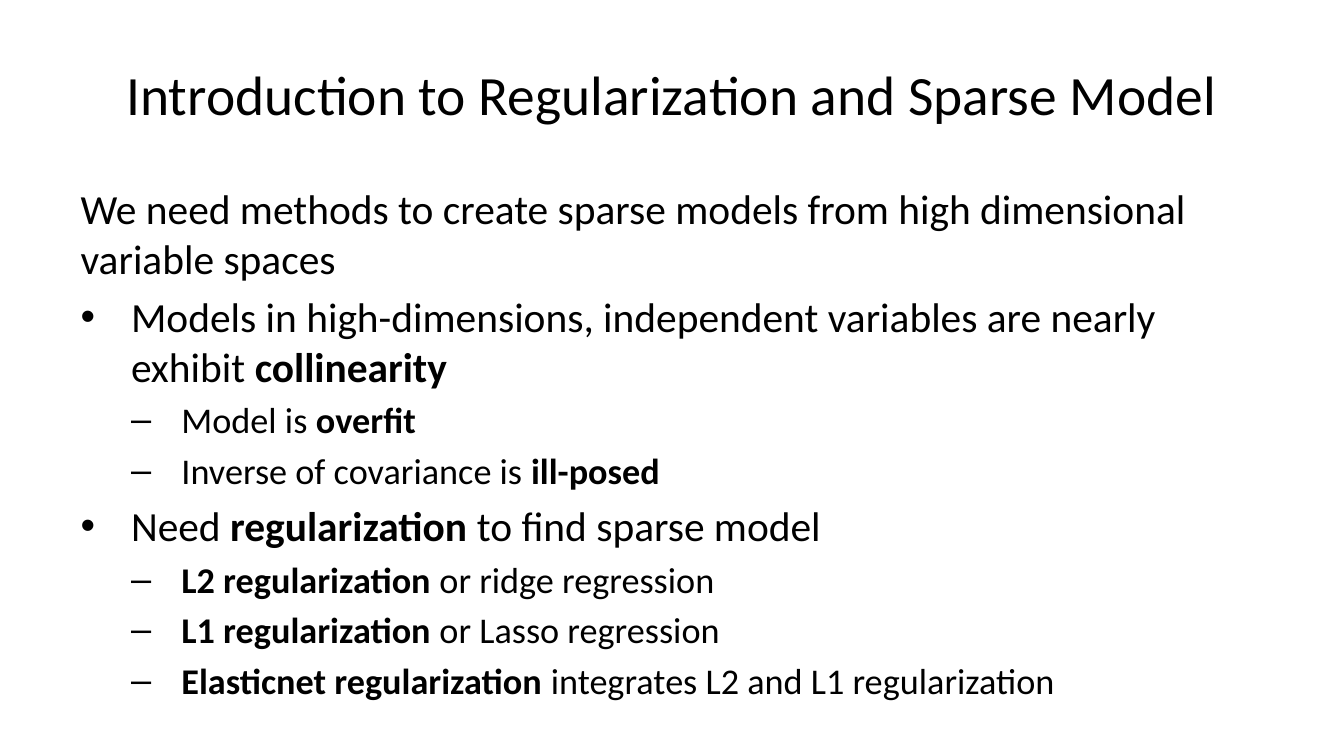
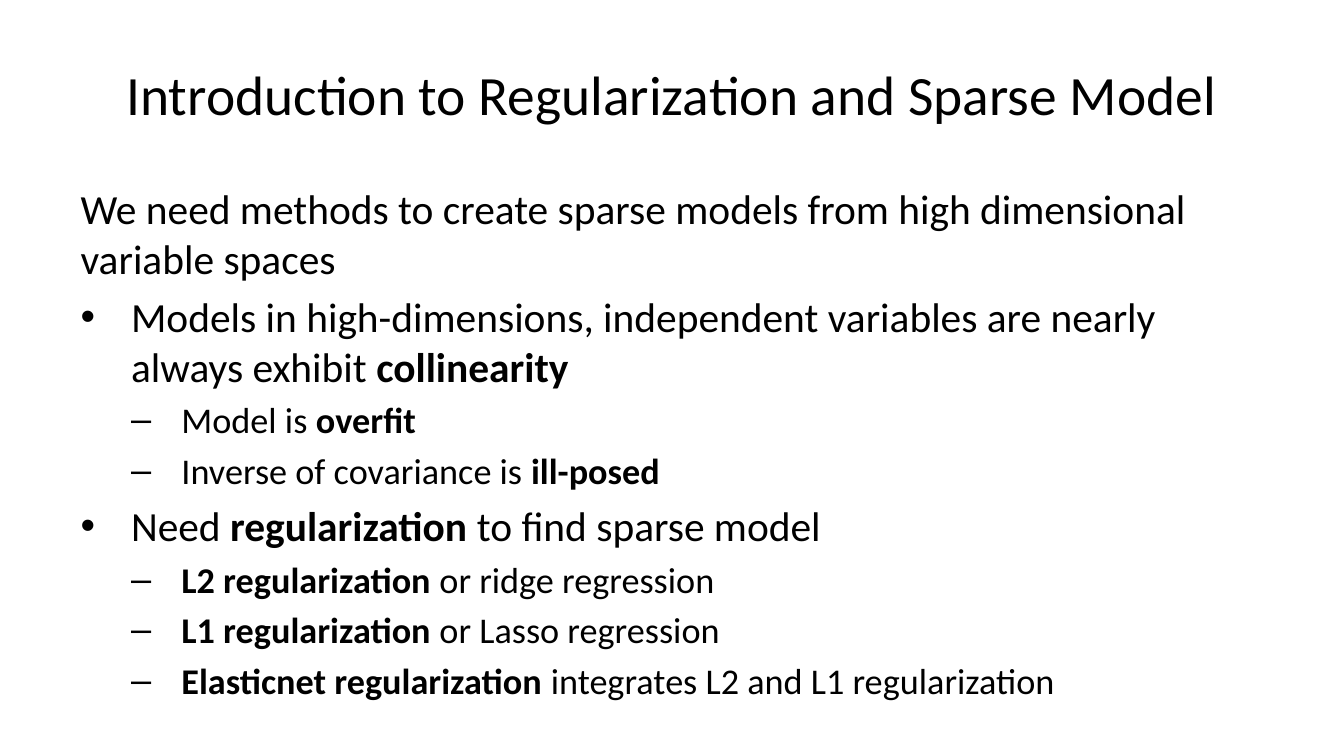
Before and after one commit to StephenElston/CSCI-E-83, a slide deck: slide 7 of LectureSlides/10a_ModelsInHighDimensions.pptx. Drawn at 1344x756 pixels with LibreOffice and Linux fonts; fonts in the diff are those of the drawing. Boxes give left, top, right and bottom in pixels: in the first picture for what was removed or moved away, otherwise in the second. Text is boxed around its words. In the diff, an @@ line names an element or a change of style, - is before the commit and + after.

```diff
--- a/LectureSlides/10a_ModelsInHighDimensions.pptx
+++ b/LectureSlides/10a_ModelsInHighDimensions.pptx
@@ text at [131,303,1156,389]: text changed @@
-• Models in high-dimensions, independent variables are nearly exhibit collinearity
+• Models in high-dimensions, independent variables are nearly always exhibit collinearity
```
Also in this commit, not shown: 9 other slides changed, 1 slide added.
